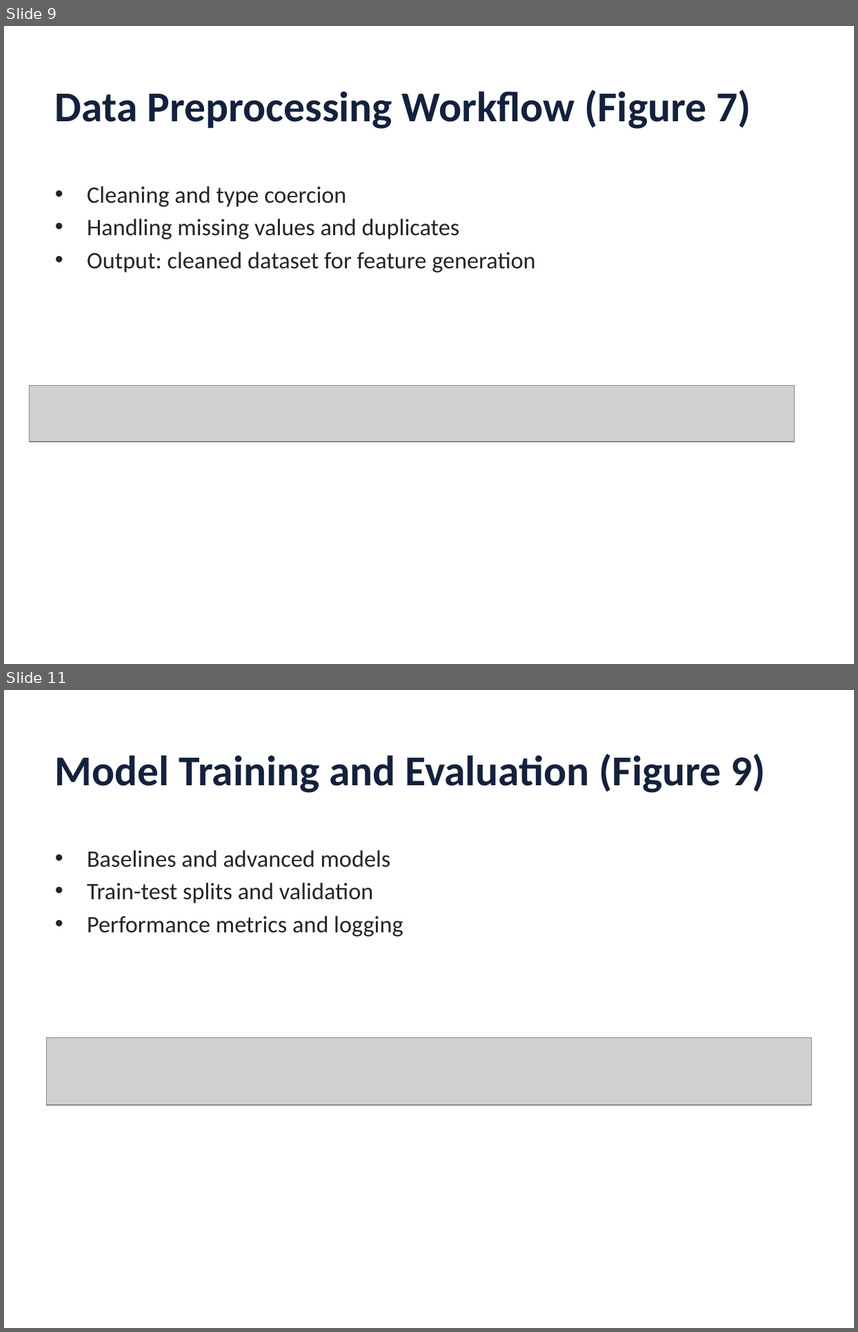
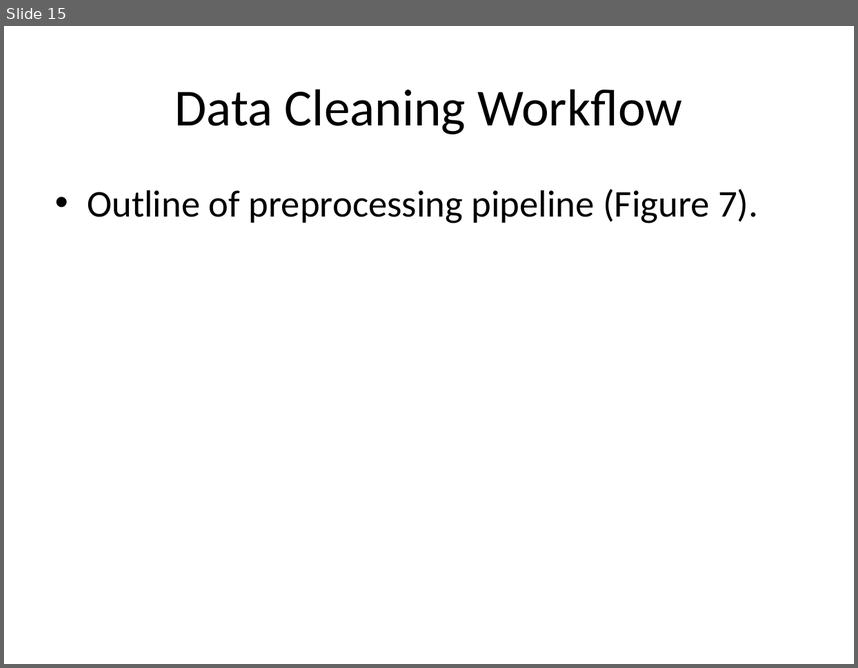
Before and after one commit to kangss1/Project-Uber, a slide deck: Thesis/Machine_Learning_Based_Forecasting_RideHailing_DelhiNCR.pptx. Shown one above the other, each under a label of ours: slides 9 and 11 before the commit, slide 15 after it; the slides between them are not shown. The pictures are 858x1332 and 858x668 pixels, drawn with LibreOffice and Linux fonts; fonts in the diff are those of the drawing; grey boxes stand for pictures. Boxes give left, top, right and bottom in pixels: in the first picture for what was removed or moved away, otherwise in the second. Text is boxed around its words. In the diff, an @@ line names an element or a change of style, - is before the commit and + after.

```diff
--- a/Thesis/Machine_Learning_Based_Forecasting_RideHailing_DelhiNCR.pptx
+++ b/Thesis/Machine_Learning_Based_Forecasting_RideHailing_DelhiNCR.pptx
@@ slide 11 removed at [4,690,854,1328], background #FFFFFF @@
@@ title removed at [55,753,766,793] @@
-Model Training and Evaluation (Figure 9)
@@ text removed at [87,850,403,936] @@
-• Baselines and advanced models
-• Train-test splits and validation
-• Performance metrics and logging
@@ picture removed at [47,1038,811,1105] @@
@@ what was slide 9 is now slide 15 @@
@@ slide 15 changed as well @@
@@ title at [175,89,682,134]: text changed; size 36 to 44 pt; text colour #14213D to #000000; bold off @@
-Data Preprocessing Workflow (Figure 7)
+Data Cleaning Workflow
@@ text at [87,189,758,223]: text changed; size 20 to 32 pt; text colour #212529 to #000000 @@
-• Cleaning and type coercion
-• Handling missing values and duplicates
-• Output: cleaned dataset for feature generation
+• Outline of preprocessing pipeline (Figure 7).
@@ picture removed at [30,385,795,441] @@
```
Also in this commit, not shown: 39 slides added, 23 other slides removed, 12 other files.
